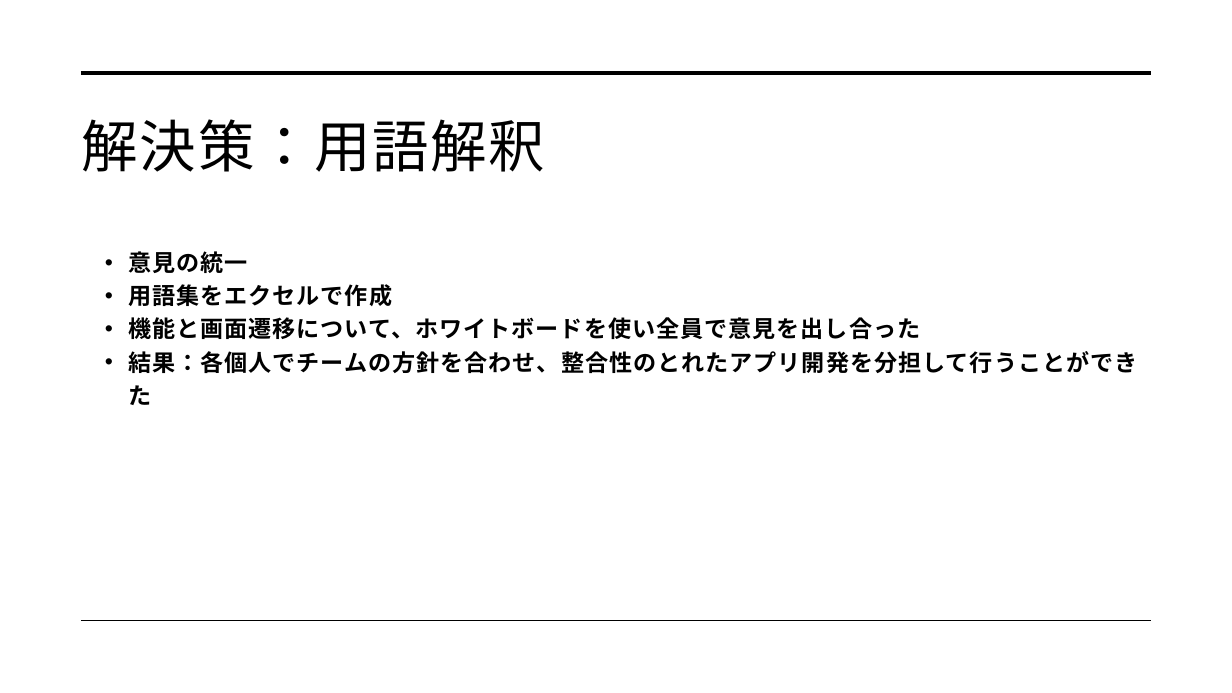
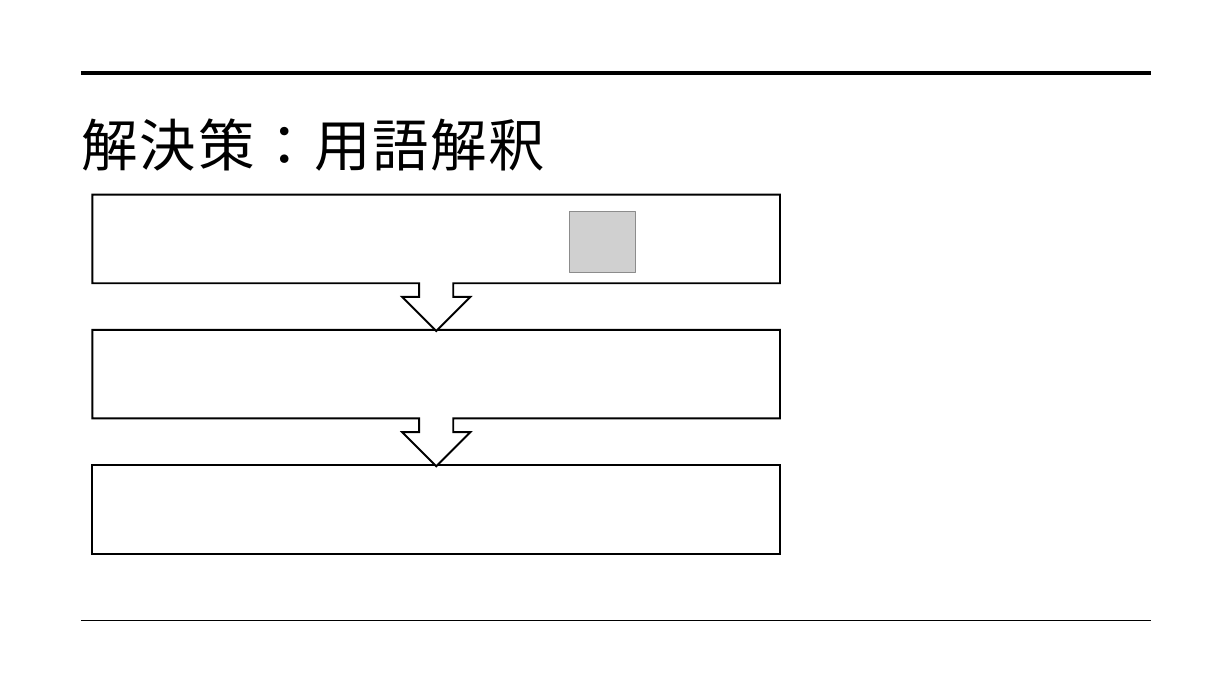
Before and after one commit to dojo2022/C-3, a slide deck: slide 38 of C-3_配布資料/0630_C3_発表資料.pptx. Drawn at 1232x693 pixels with LibreOffice and Linux fonts; fonts in the diff are those of the drawing; grey boxes stand for pictures. Boxes give left, top, right and bottom in pixels: in the first picture for what was removed or moved away, otherwise in the second. Text is boxed around its words. In the diff, an @@ line names an element or a change of style, - is before the commit and + after.

```diff
--- a/C-3_配布資料/0630_C3_発表資料.pptx
+++ b/C-3_配布資料/0630_C3_発表資料.pptx
@@ up arrow callout added at [92,195,780,332], fill #FFFFFF, outline #000000 1.5 pt @@
@@ picture added at [570,212,636,273] @@
@@ text removed at [128,251,1138,405] @@
-• 意見の統一
-• 用語集をエクセルで作成
-• 機能と画面遷移について、ホワイトボードを使い全員で意見を出し合った
-• 結果：各個人でチームの方針を合わせ、整合性のとれたアプリ開発を分担して行うことができた
@@ up arrow callout added at [92,330,780,467], fill #FFFFFF, outline #000000 1.5 pt @@
@@ rectangle added at [92,465,780,554], fill #FFFFFF, outline #000000 1.5 pt @@
```
Also in this commit, not shown: 4 other slides changed, 1 slide added, 1 slide removed.
